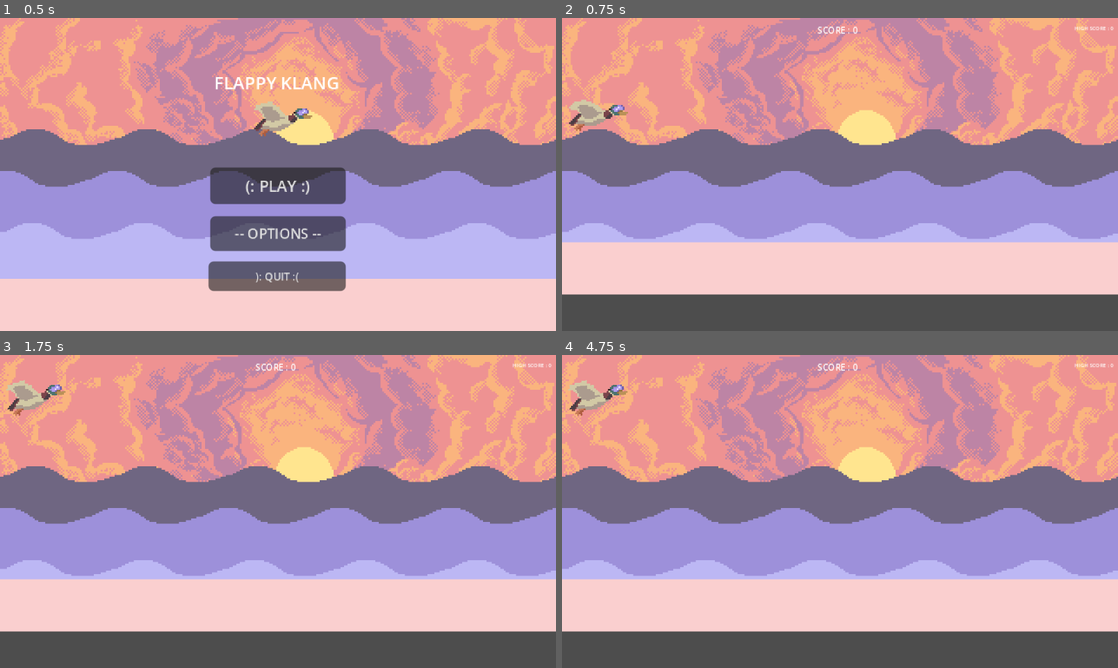
Above: before the commit, frames 1-4 (two rows, left to right).
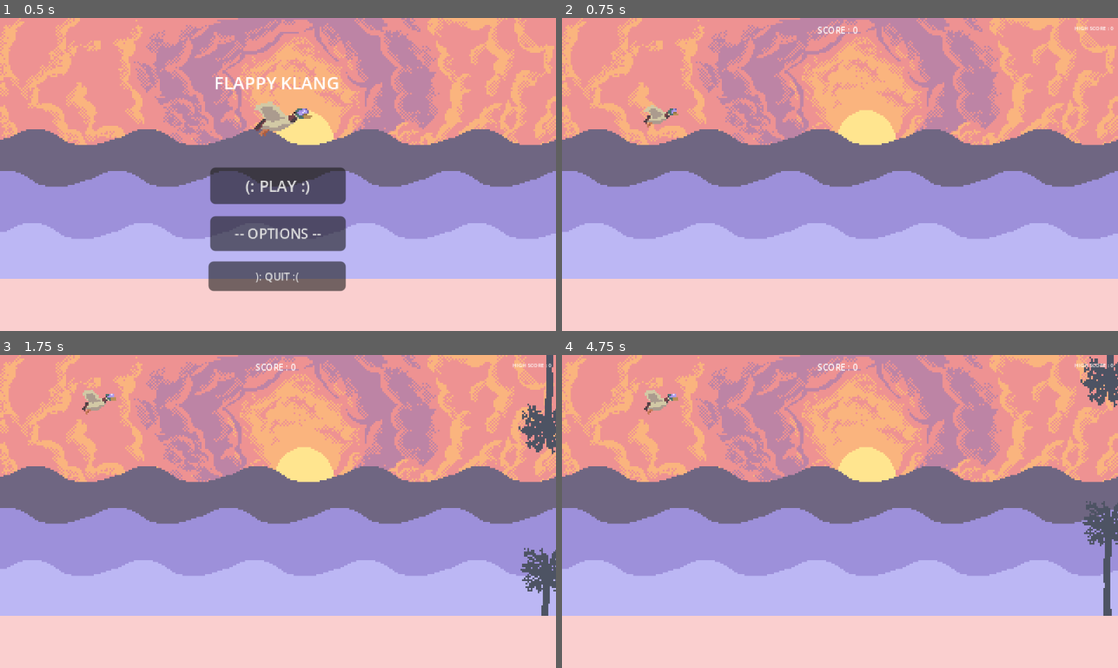
Above: after the commit, the same moments.

Repository: ThatRoucky/FLAPPY-KLANG
Game: Godot game, scene res://scenes/main_menu.tscn
Two runs of this game, one before a commit and one after it. Both use one fixed random seed, a clock stepped at 60 frames per second and the inputs below.
Inputs (mouse positions are in pixels of both pictures, inside the frame that each line leads up to):
- Up to frame 1 (0.5 s): no input
- Up to frame 2 (0.75 s): click "(: PLAY :)" at 0.5 s
- Up to frame 3 (1.75 s): tap Enter at 1.25 s; move the mouse to (400, 495) at 1.27 s; click (400, 495) at 1.52 s
- Up to frame 4 (4.75 s): click (962, 495) at 1.82 s; move the mouse to (728, 527) at 2.02 s; click (728, 527) at 2.27 s; click (728, 527) at 2.57 s; click (840, 486) at 2.75 s; tap Space at 3.5 s; move the mouse to (895, 442) at 3.52 s; tap Enter at 4.25 s; move the mouse to (812, 574) at 4.27 s; click (812, 574) at 4.52 s

Frame 1 is identical in both runs. In frame 2, 24% of the frame differs, in the area x 0-100%, y 26-100%; in frame 3, 26%; in frame 4, 26%, in the area x 0-100%, y 0-100%.

Commit message:
Physics change (stable)
-Added Palmtrees
-Modified Palm display
-changed the physics to match the resolution

Diff:
--- a/scenes/bird.gd
+++ b/scenes/bird.gd
@@ -1,8 +1,8 @@
 extends CharacterBody2D
 
-const GRAVITY : int = 500
+const GRAVITY : int = 450
 const MAX_VEL : int = 300
-const FLAP_SPEED : int = -200
+const FLAP_SPEED : int = -175
 var flying : bool = false
 var falling : bool = false
 const START_POS = Vector2(18, 56)
--- a/scenes/bird.tscn
+++ b/scenes/bird.tscn
@@ -1,42 +1,39 @@
 [gd_scene load_steps=12 format=3 uid="uid://b6xt1pam4caki"]
 
 [ext_resource type="Script" uid="uid://dvn1c8kkjk578" path="res://scenes/bird.gd" id="1_twsrt"]
-[ext_resource type="Texture2D" uid="uid://d1hbdbl0doaer" path="res://assets/Klang jump-Sheet.png" id="2_3po83"]
+[ext_resource type="Texture2D" uid="uid://dowmgeacrxqrl" path="res://assets/Mini-Klang jump-Sheet.png" id="2_3po83"]
 
-[sub_resource type="AtlasTexture" id="AtlasTexture_3po83"]
+[sub_resource type="AtlasTexture" id="AtlasTexture_hq4t0"]
 atlas = ExtResource("2_3po83")
 region = Rect2(0, 0, 50, 30)
 
-[sub_resource type="AtlasTexture" id="AtlasTexture_hq4t0"]
+[sub_resource type="AtlasTexture" id="AtlasTexture_twsrt"]
 atlas = ExtResource("2_3po83")
 region = Rect2(0, 30, 50, 30)
 
-[sub_resource type="AtlasTexture" id="AtlasTexture_twsrt"]
+[sub_resource type="AtlasTexture" id="AtlasTexture_b7mtg"]
 atlas = ExtResource("2_3po83")
 region = Rect2(0, 60, 50, 30)
 
-[sub_resource type="AtlasTexture" id="AtlasTexture_b7mtg"]
+[sub_resource type="AtlasTexture" id="AtlasTexture_bdh3x"]
 atlas = ExtResource("2_3po83")
 region = Rect2(0, 90, 50, 30)
 
-[sub_resource type="AtlasTexture" id="AtlasTexture_bdh3x"]
+[sub_resource type="AtlasTexture" id="AtlasTexture_jggmu"]
 atlas = ExtResource("2_3po83")
 region = Rect2(0, 120, 50, 30)
 
-[sub_resource type="AtlasTexture" id="AtlasTexture_jggmu"]
+[sub_resource type="AtlasTexture" id="AtlasTexture_hrcfq"]
 atlas = ExtResource("2_3po83")
 region = Rect2(0, 150, 50, 30)
 
-[sub_resource type="AtlasTexture" id="AtlasTexture_hrcfq"]
+[sub_resource type="AtlasTexture" id="AtlasTexture_ehebh"]
 atlas = ExtResource("2_3po83")
 region = Rect2(0, 180, 50, 30)
 
 [sub_resource type="SpriteFrames" id="SpriteFrames_hrcfq"]
 animations = [{
 "frames": [{
-"duration": 1.0,
-"texture": SubResource("AtlasTexture_3po83")
-}, {
 "duration": 1.0,
 "texture": SubResource("AtlasTexture_hq4t0")
 }, {
@@ -54,6 +51,9 @@
 }, {
 "duration": 1.0,
 "texture": SubResource("AtlasTexture_hrcfq")
+}, {
+"duration": 1.0,
+"texture": SubResource("AtlasTexture_ehebh")
 }],
 "loop": true,
 "name": &"flying",
@@ -61,18 +61,18 @@
 }]
 
 [sub_resource type="CapsuleShape2D" id="CapsuleShape2D_3po83"]
-radius = 6.0
-height = 34.0
+radius = 4.9999995
+height = 20.0
 
 [node name="Bird" type="CharacterBody2D"]
 script = ExtResource("1_twsrt")
 
 [node name="AnimatedSprite2D" type="AnimatedSprite2D" parent="."]
-position = Vector2(1, 0)
+position = Vector2(48, -4)
 sprite_frames = SubResource("SpriteFrames_hrcfq")
 animation = &"flying"
 
 [node name="CollisionShape2D" type="CollisionShape2D" parent="."]
-position = Vector2(3, 0)
+position = Vector2(39, 0)
 rotation = 1.5707964
 shape = SubResource("CapsuleShape2D_3po83")
--- a/scenes/ground.tscn
+++ b/scenes/ground.tscn
@@ -10,6 +10,7 @@
 script = ExtResource("1_mi8v4")
 
 [node name="Sprite2D" type="Sprite2D" parent="."]
+z_index = 1
 position = Vector2(-704, 165)
 texture = ExtResource("2_mi8v4")
 offset = Vector2(864, 0)
--- a/scenes/main.gd
+++ b/scenes/main.gd
@@ -13,7 +13,7 @@
 
 var SCROLL_SPEED = 1.8
 var PIPE_DELAY = 20
-var PIPE_RANGE = 20
+var PIPE_RANGE = 22
 
 var game_running : bool
 var game_over : bool
--- a/scenes/main.tscn
+++ b/scenes/main.tscn
@@ -15,9 +15,10 @@
 
 [node name="Bird" parent="." instance=ExtResource("3_jyhfs")]
 z_index = 1
-position = Vector2(1, 0)
+position = Vector2(44, 17)
 
 [node name="PipeTimer" type="Timer" parent="."]
+wait_time = 1.0999999999999999
 
 [node name="ScoreLabel" type="Label" parent="."]
 z_index = 1
@@ -55,7 +56,6 @@
 texture = ExtResource("6_o6xl0")
 
 [node name="Ground" parent="." instance=ExtResource("4_jyhfs")]
-position = Vector2(0, -21)
 
 [node name="MainMenu" parent="." instance=ExtResource("9_85g3d")]
 
--- a/scenes/pipe.tscn
+++ b/scenes/pipe.tscn
@@ -1,53 +1,55 @@
 [gd_scene load_steps=6 format=3 uid="uid://cr3pl7yfk32tb"]
 
 [ext_resource type="Script" uid="uid://b6oliycfva6se" path="res://pipe.gd" id="1_arpqm"]
-[ext_resource type="Texture2D" uid="uid://qgwyuh024arw" path="res://assets/Palmier.png" id="2_arpqm"]
+[ext_resource type="Texture2D" uid="uid://de7f66vlt6nu" path="res://assets/Mini-Palmier.png" id="2_arpqm"]
 
 [sub_resource type="CircleShape2D" id="CircleShape2D_8p0di"]
-radius = 26.0
+radius = 14.142136
 
 [sub_resource type="RectangleShape2D" id="RectangleShape2D_ejsh2"]
-size = Vector2(9, 79)
+size = Vector2(7, 79)
 
 [sub_resource type="RectangleShape2D" id="RectangleShape2D_arpqm"]
-size = Vector2(4, 72)
+size = Vector2(8, 52)
 
-[node name="Palmtrees" type="Area2D" groups=["pipes"]]
+[node name="Pipe" type="Area2D" groups=["pipes"]]
+position = Vector2(153, 64)
 script = ExtResource("1_arpqm")
 metadata/_edit_vertical_guides_ = [199.0, 187.0]
-metadata/_edit_horizontal_guides_ = [77.0, 104.0]
+metadata/_edit_horizontal_guides_ = [66.0, 120.0]
 
 [node name="Lowerpalmtree" type="Sprite2D" parent="."]
-position = Vector2(167, 164)
+position = Vector2(14, 64)
 texture = ExtResource("2_arpqm")
 
 [node name="CollisionShape2D" type="CollisionShape2D" parent="."]
-position = Vector2(164, 134)
+position = Vector2(-2, 45)
 shape = SubResource("CircleShape2D_8p0di")
 
 [node name="CollisionShape2D2" type="CollisionShape2D" parent="."]
-position = Vector2(164.5, 199.5)
+position = Vector2(-2, 98)
 shape = SubResource("RectangleShape2D_ejsh2")
 
 [node name="ScoreArea" type="Area2D" parent="." groups=["pipes"]]
+position = Vector2(33, -48)
 
 [node name="CollisionShape2D" type="CollisionShape2D" parent="ScoreArea" groups=["pipes"]]
-position = Vector2(191, 84)
+position = Vector2(-21, 49)
 shape = SubResource("RectangleShape2D_arpqm")
 
 [node name="Upperpalmtree" type="Sprite2D" parent="."]
-position = Vector2(167, 0)
+position = Vector2(-16.999992, -56)
 rotation = 3.1415927
 texture = ExtResource("2_arpqm")
 
 [node name="CollisionShape2D3" type="CollisionShape2D" parent="."]
-position = Vector2(169, 28)
+position = Vector2(-0.9999924, -38)
 rotation = 3.1415927
 shape = SubResource("CircleShape2D_8p0di")
 
 [node name="CollisionShape2D4" type="CollisionShape2D" parent="."]
-position = Vector2(170, -37)
-rotation = 3.1415927
+position = Vector2(-0.49999237, -91)
+rotation = -3.1415925
 shape = SubResource("RectangleShape2D_ejsh2")
 
 [connection signal="body_entered" from="." to="." method="_on_body_entered"]
Not shown, added: assets/Mini-Klang jump-Sheet.png.import
Not shown, added: assets/Mini-Palmier.png.import
